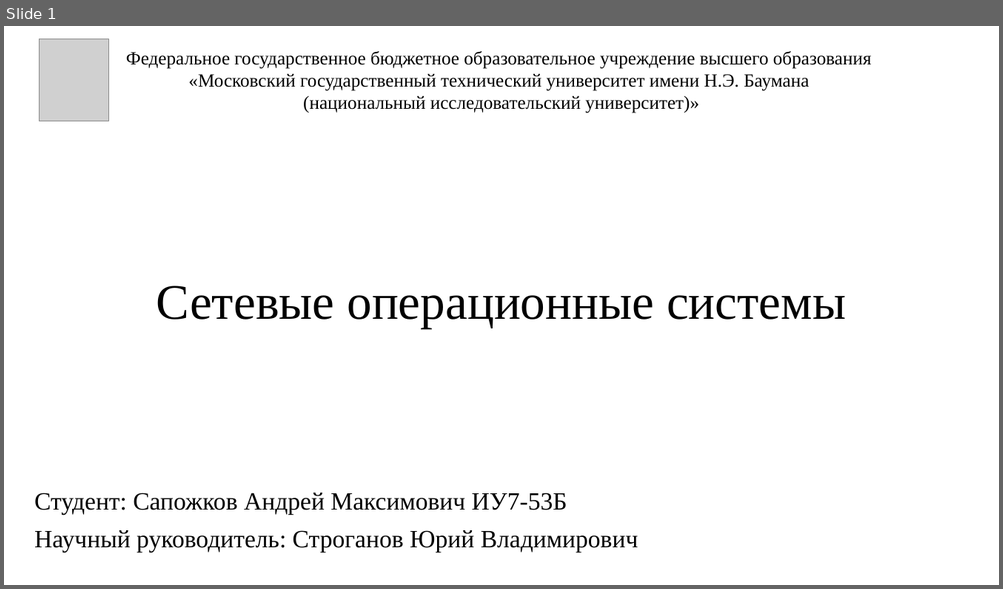
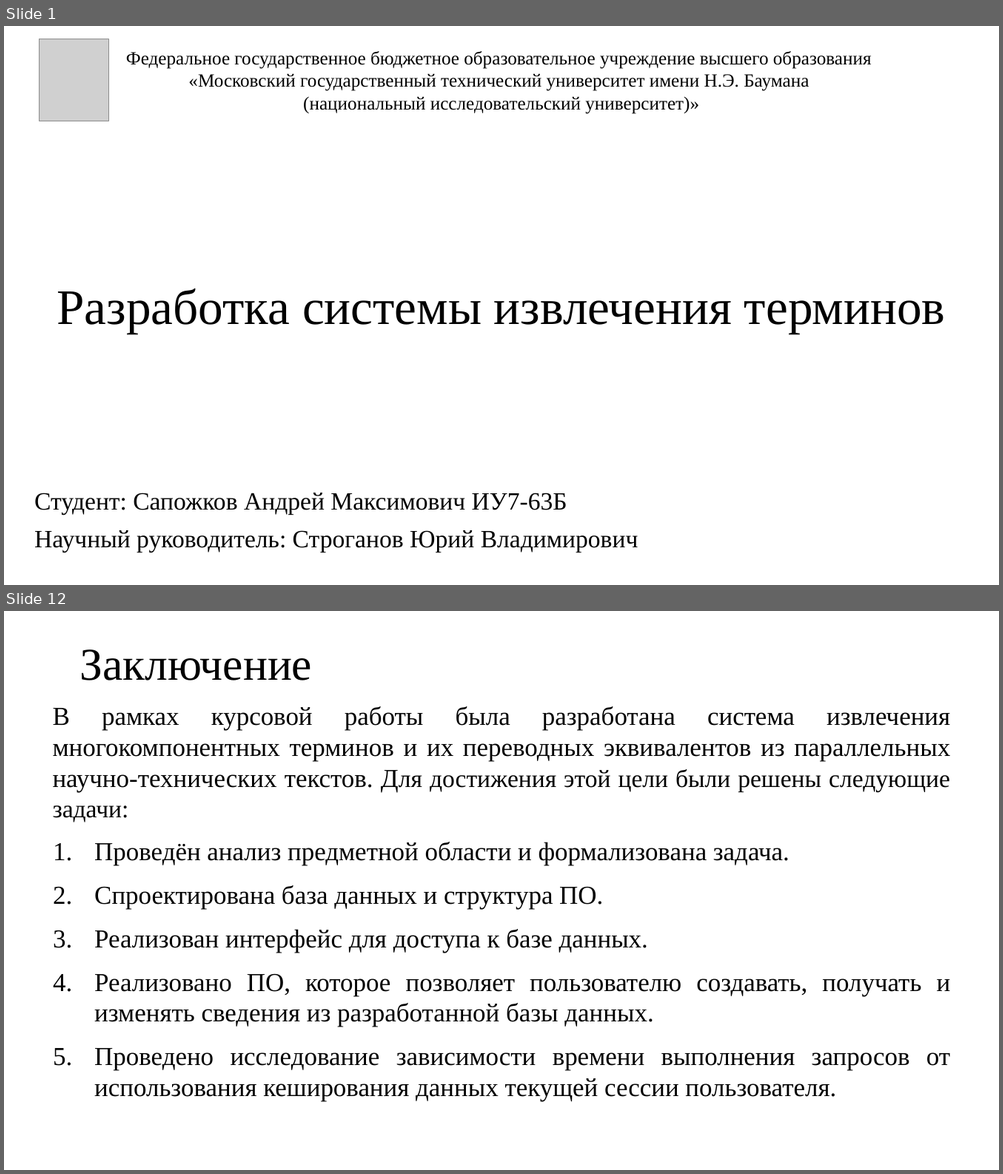
Before and after one commit to Inspirate789/Thermy-backend, a slide deck: docs/presentation/databases/presentation.pptx. Shown one above the other, each under a label of ours: slide 1 before the commit, slides 1 and 12 after it; the slides between them are not shown. The pictures are 1003x589 and 1003x1174 pixels, drawn with LibreOffice and Linux fonts; fonts in the diff are those of the drawing; grey boxes stand for pictures. Boxes give left, top, right and bottom in pixels: in the first picture for what was removed or moved away, otherwise in the second. Text is boxed around its words. In the diff, an @@ line names an element or a change of style, - is before the commit and + after.

```diff
--- a/docs/presentation/databases/presentation.pptx
+++ b/docs/presentation/databases/presentation.pptx
@@ slide 12 added at <box>4,611,999,1170</box>, background #FFFFFF @@
@@ title added at <box>79,649,312,681</box>, 44 pt, text #000000 @@
+Заключение
@@ text added at <box>53,706,950,1102</box>, 25 pt, text #000000 @@
+В рамках курсовой работы была разработана система извлечения многокомпонентных терминов и их переводных эквивалентов из параллельных научно-технических текстов. Для достижения этой цели были решены следующие задачи:
+1. Проведён анализ предметной области и формализована задача.
+2. Спроектирована база данных и структура ПО.
+3. Реализован интерфейс для доступа к базе данных.
+4. Реализовано ПО, которое позволяет пользователю создавать, получать и изменять сведения из разработанной базы данных.
+5. Проведено исследование зависимости времени выполнения запросов от использования кеширования данных текущей сессии пользователя.
@@ slide 1 changed as well @@
@@ title at <box>57,289,945,334</box>: text changed @@
-Сетевые операционные системы
+Разработка системы извлечения терминов
@@ subtitle at <box>34,493,567,515</box>: text changed @@
-Студент: Сапожков Андрей Максимович ИУ7-53Б
+Студент: Сапожков Андрей Максимович ИУ7-63Б
```
Also in this commit, not shown: 11 other slides added, 8 slides removed, 4 other files.
